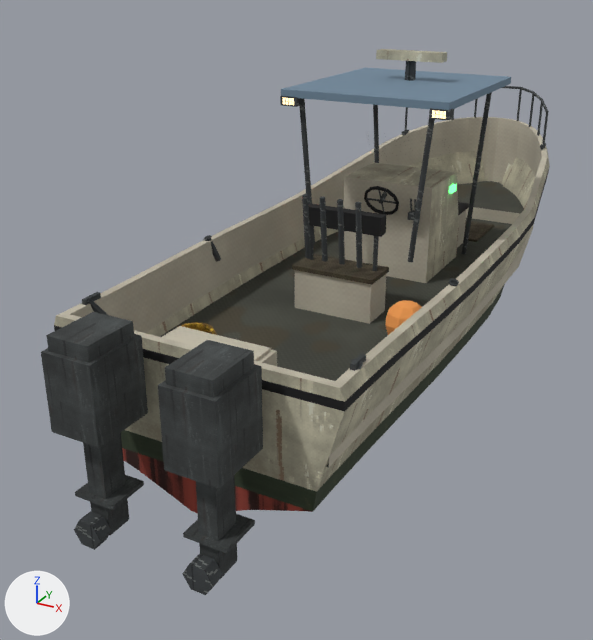
One commit to the glTF model boat/skiff.glb: the scene before it, then after it.
One viewpoint serves both versions: a camera (50 mm lens) standing at (3.59, -8.96, 3.96) and looking at (-0.63, -1.28, 0.12). Every picture has the same lights, and +X, +Y and +Z are marked at lower left. The first picture is the older version. Objects named as collision shapes, trigger or cutter boxes, shadow casters or lower levels of detail are left out.

Objects in the first picture: 'boat', 'radar', 'wheel'.
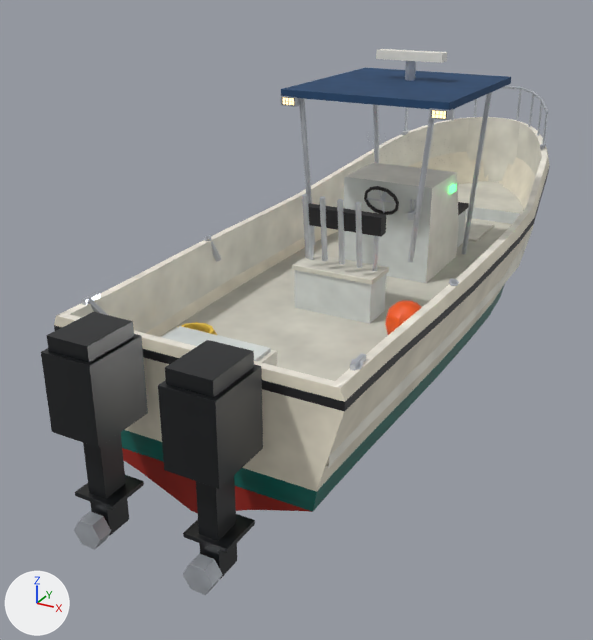
Boxes (x1, y1, x2, y2) around the edits, measured in the pictures (593 x 640 px):
'boat', surface changed: (41, 61, 550, 595) in both
'radar', surface changed (lighter): (376, 49, 447, 63) in both
'wheel', surface changed (lighter): (364, 186, 399, 215) in both

The change in detail:
Picture 'paint_buoy' (img_paint_buoy) is new.
Picture 'paint_motor' (img_paint_motor) is new.
Picture 'paint_canvas' (img_paint_canvas) is new.
Picture 'paint_hatch' (img_paint_hatch) is new.
Picture 'paint_steel' (img_paint_steel) is new.
Picture 'paint_house' (img_paint_house) is new.
Picture 'paint_inside' (img_paint_inside) is new.
Picture 'paint_deck' (img_paint_deck) is new.
Picture 'paint_liner' (img_paint_liner) is new.
Picture 'paint_cap' (img_paint_cap) is new.
Picture 'paint_topsides' (img_paint_topsides) is new.
Picture 'paint_bottom' (img_paint_bottom) is new.
Material 'bottom' (mat_bottom) changes its picture from img_hull_bottom to img_paint_bottom.
In material 'bottom' (mat_bottom), roughness goes from 0.95 to 0.7.
Material 'topsides' (mat_topsides) changes its picture from img_house_white to img_paint_topsides.
In material 'topsides' (mat_topsides), roughness goes from 0.95 to 0.35.
Material 'cap' (mat_cap) changes its picture from img_boot_white to img_paint_cap.
In material 'cap' (mat_cap), roughness goes from 0.95 to 0.4.
In material 'liner' (mat_liner), roughness goes from 0.95 to 0.5.
Material 'liner' (mat_liner) changes its picture from img_boot_white to img_paint_liner.
Material 'deck' (mat_deck) changes its picture from img_m_canvas to img_paint_deck.
In material 'deck' (mat_deck), roughness goes from 0.95 to 0.85.
Material 'inside' (mat_inside) changes its picture from img_boot_white to img_paint_inside.
In material 'inside' (mat_inside), roughness goes from 0.95 to 0.55.
Material 'house' (mat_house) changes its picture from img_house_white to img_paint_house.
In material 'house' (mat_house), roughness goes from 0.95 to 0.35.
Material 'steel' (mat_steel) changes its picture from img_m_steel to img_paint_steel.
In material 'steel' (mat_steel), metallic goes from 0.0 to 0.6.
In material 'steel' (mat_steel), roughness goes from 0.95 to 0.3.
Material 'hatch' (mat_hatch) changes its picture from img_floor_plate to img_paint_hatch.
In material 'hatch' (mat_hatch), roughness goes from 0.95 to 0.6.
In material 'canvas' (mat_canvas), base_color is no longer (0.16, 0.24, 0.32), blue #6f8699.
In material 'canvas' (mat_canvas), texture is now set to img_paint_canvas.
In material 'canvas' (mat_canvas), roughness goes from 0.95 to 0.9.
Material 'motor' (mat_motor) changes its picture from img_m_gunmetal to img_paint_motor.
In material 'motor' (mat_motor), roughness goes from 0.95 to 0.3.
In material 'buoy' (mat_buoy), base_color is no longer (0.85, 0.32, 0.08), orange #ed9950.
In material 'buoy' (mat_buoy), roughness goes from 0.95 to 0.5.
In material 'buoy' (mat_buoy), texture is now set to img_paint_buoy.
